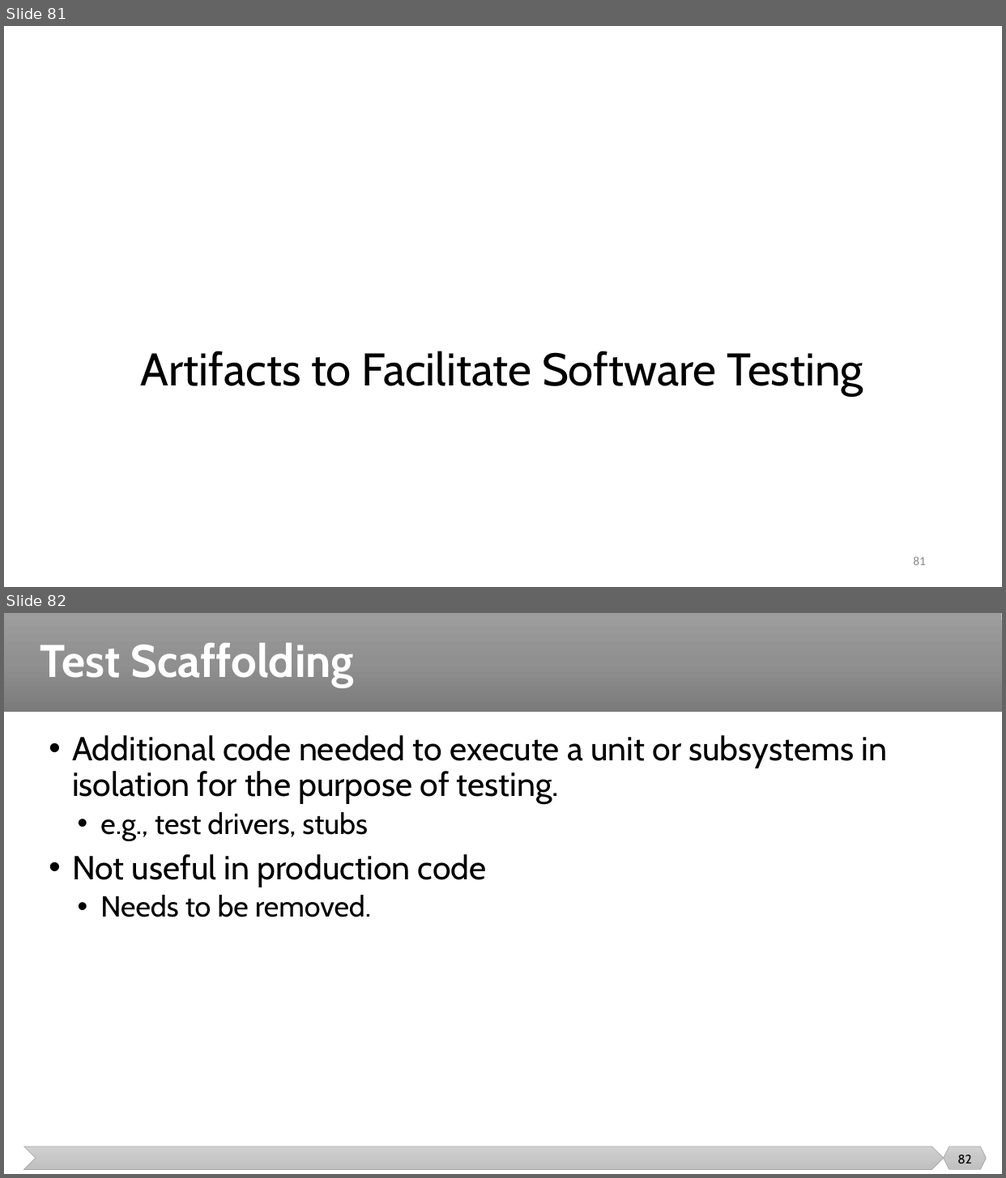
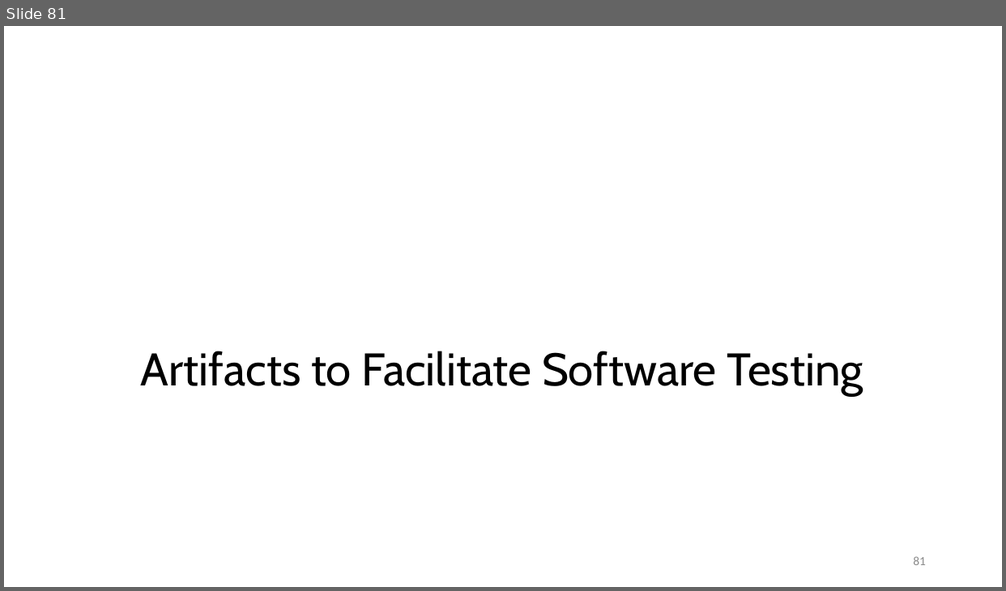
Before and after one commit to malenezi/malenezi, a slide deck: SE401/Lectures/2-Software Quality/Software Quality.pptx. Shown one above the other, each under a label of ours: slides 81 and 82 before the commit, slide 81 after it. The pictures are 1006x1178 and 1006x591 pixels, drawn with LibreOffice and Linux fonts; fonts in the diff are those of the drawing. Boxes give left, top, right and bottom in pixels: in the first picture for what was removed or moved away, otherwise in the second. Text is boxed around its words. In the diff, an @@ line names an element or a change of style, - is before the commit and + after.

```diff
--- a/SE401/Lectures/2-Software Quality/Software Quality.pptx
+++ b/SE401/Lectures/2-Software Quality/Software Quality.pptx
@@ slide 82 removed at (x1=4, y1=613, x2=1002, y2=1174), background #FFFFFF @@
@@ rectangle removed at (x1=4, y1=613, x2=1002, y2=712) @@
@@ title removed at (x1=40, y1=643, x2=355, y2=688) @@
-Test Scaffolding
@@ text removed at (x1=72, y1=735, x2=887, y2=918) @@
-• Additional code needed to execute a unit or subsystems in isolation for the purpose of testing.
-  • e.g., test drivers, stubs
-• Not useful in production code
-  • Needs to be removed.
@@ chevron removed at (x1=24, y1=1147, x2=944, y2=1170) @@
@@ hexagon removed at (x1=944, y1=1147, x2=987, y2=1170) @@
@@ page number removed at (x1=957, y1=1155, x2=971, y2=1164) @@
-82
```
Also in this commit, not shown: 2 slides changed, 1 other slide removed, 1 other file.
